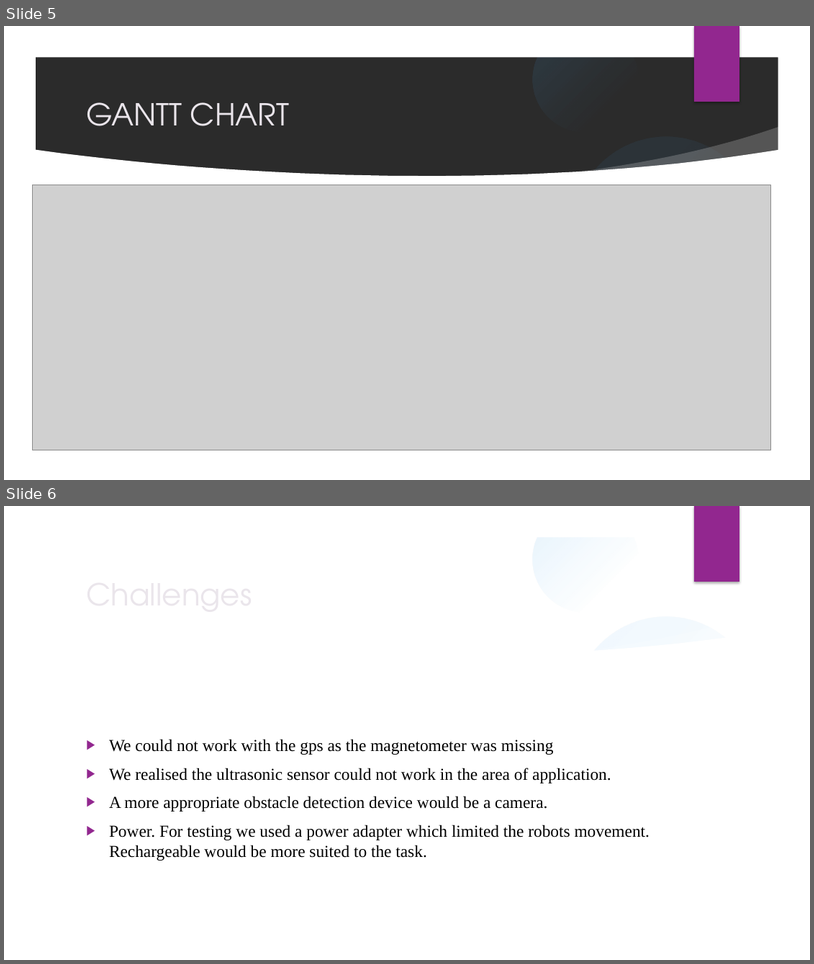
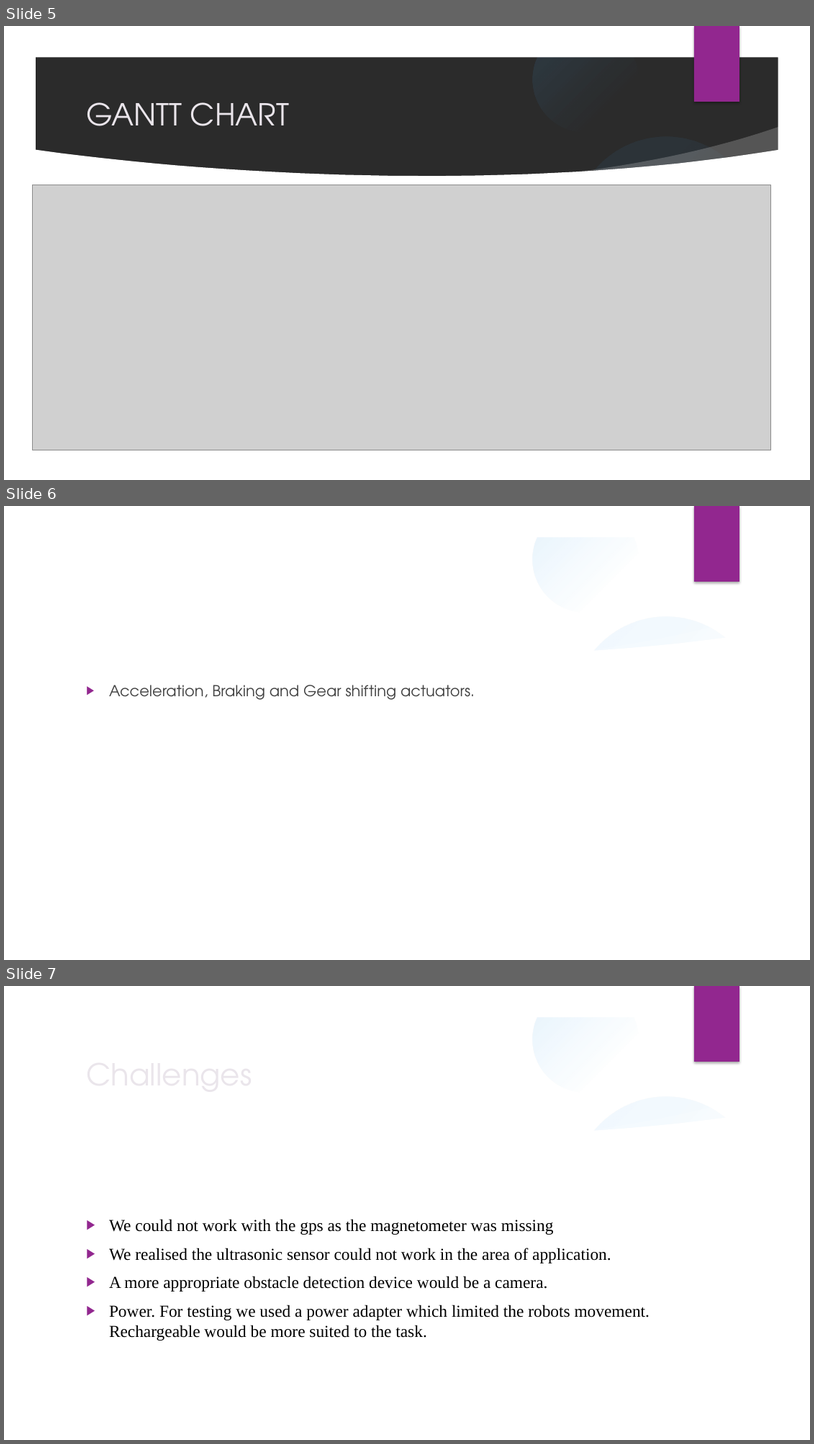
Before and after one commit to Eunice-Orenge/internship2023, a slide deck: navigation/jibebe_week_two_progress.pptx. Shown one above the other, each under a label of ours: slides 5 and 6 before the commit, slides 5, 6 and 7 after it. The pictures are 814x964 and 814x1444 pixels, drawn with LibreOffice and Linux fonts; fonts in the diff are those of the drawing; grey boxes stand for pictures; background and template pictures are left out; a plain dark background stands for a picture behind light text. Boxes give left, top, right and bottom in pixels: in the first picture for what was removed or moved away, otherwise in the second. Text is boxed around its words. In the diff, an @@ line names an element or a change of style, - is before the commit and + after.

```diff
--- a/navigation/jibebe_week_two_progress.pptx
+++ b/navigation/jibebe_week_two_progress.pptx
@@ slide 6 added at (x1=4, y1=506, x2=810, y2=960), background picture (left out); not listed: 9 template elements that a slide beside it also shows @@
@@ text added at (x1=109, y1=685, x2=475, y2=700), 18 pt, text #404040 @@
+▶ Acceleration, Braking and Gear shifting actuators.
@@ what was slide 6 is now slide 7 @@
```
Also in this commit, not shown: 1 slide changed.
